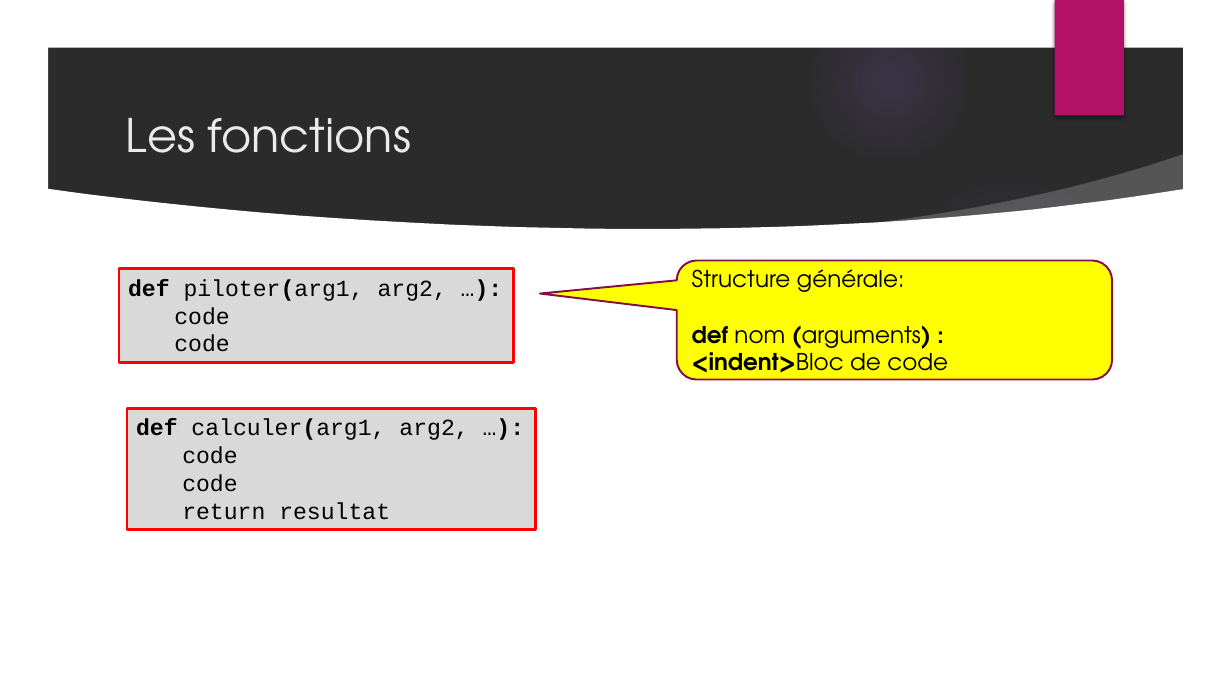
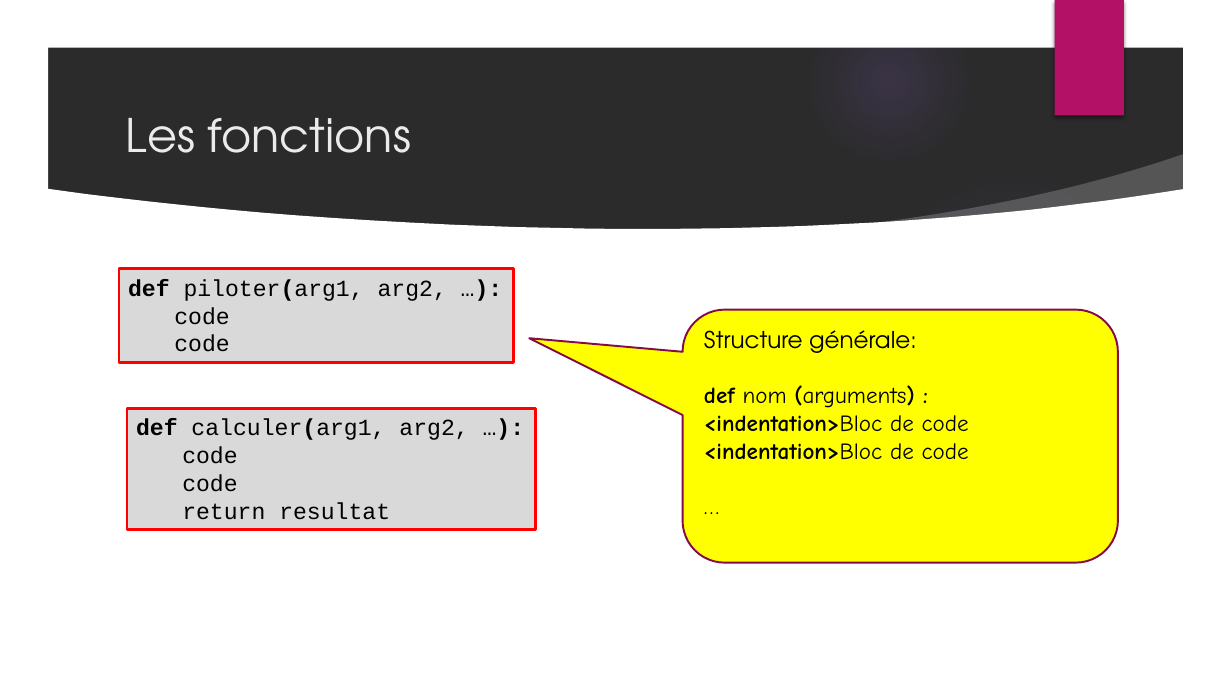
Before and after one commit to anumby-source/tutoriels, a slide deck: slide 13 of Eléments de programmation.pptx. Drawn at 1232x693 pixels with LibreOffice and Linux fonts; fonts in the diff are those of the drawing; background and template pictures are left out; a plain dark background stands for a picture behind light text. Boxes give left, top, right and bottom in pixels: in the first picture for what was removed or moved away, otherwise in the second. Text is boxed around its words. In the diff, an @@ line names an element or a change of style, - is before the commit and + after.

```diff
--- a/Eléments de programmation.pptx
+++ b/Eléments de programmation.pptx
@@ rounded speech box "Structure générale:": place and size @@
-rounded speech box "Structure générale:" at bbox=[677, 261, 1112, 380]
+rounded speech box "Structure générale:" at bbox=[683, 310, 1118, 563]
@@ rounded speech box "Structure générale:" at bbox=[683, 310, 1118, 563]: proportions changed @@
@@ text in rounded speech box at bbox=[704, 385, 915, 408]: font TeX Gyre Adventor to Comic Neue in "def nom (arguments) :" @@
@@ text in rounded speech box at bbox=[704, 415, 969, 460]: text changed; font TeX Gyre Adventor to Comic Neue; bold on @@
-<indent>Bloc de code
+<indentation>Bloc de code
+<indentation>Bloc de code
+…
```
Also in this commit, not shown: 6 other slides changed, 1 other file.
